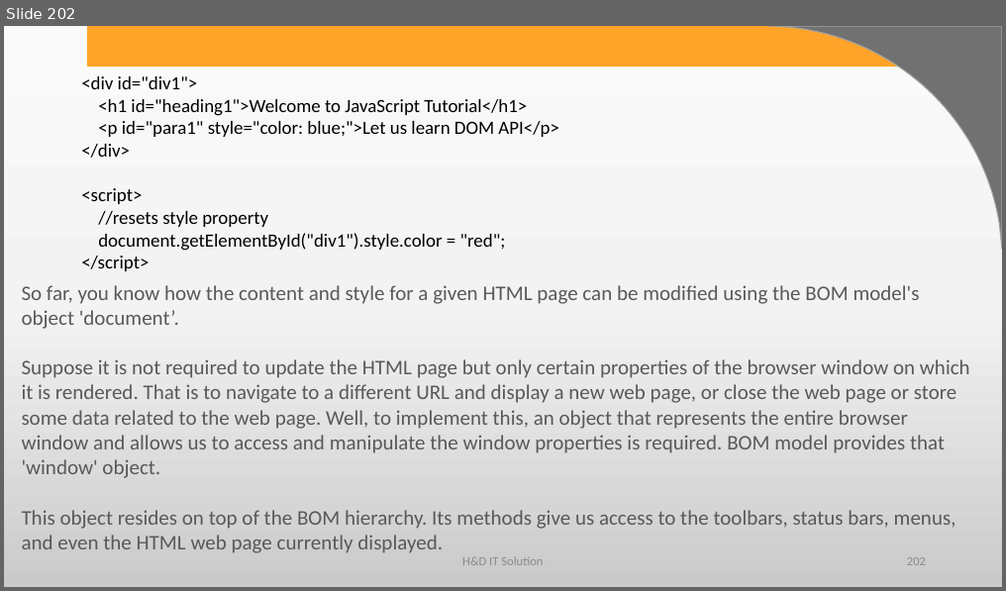
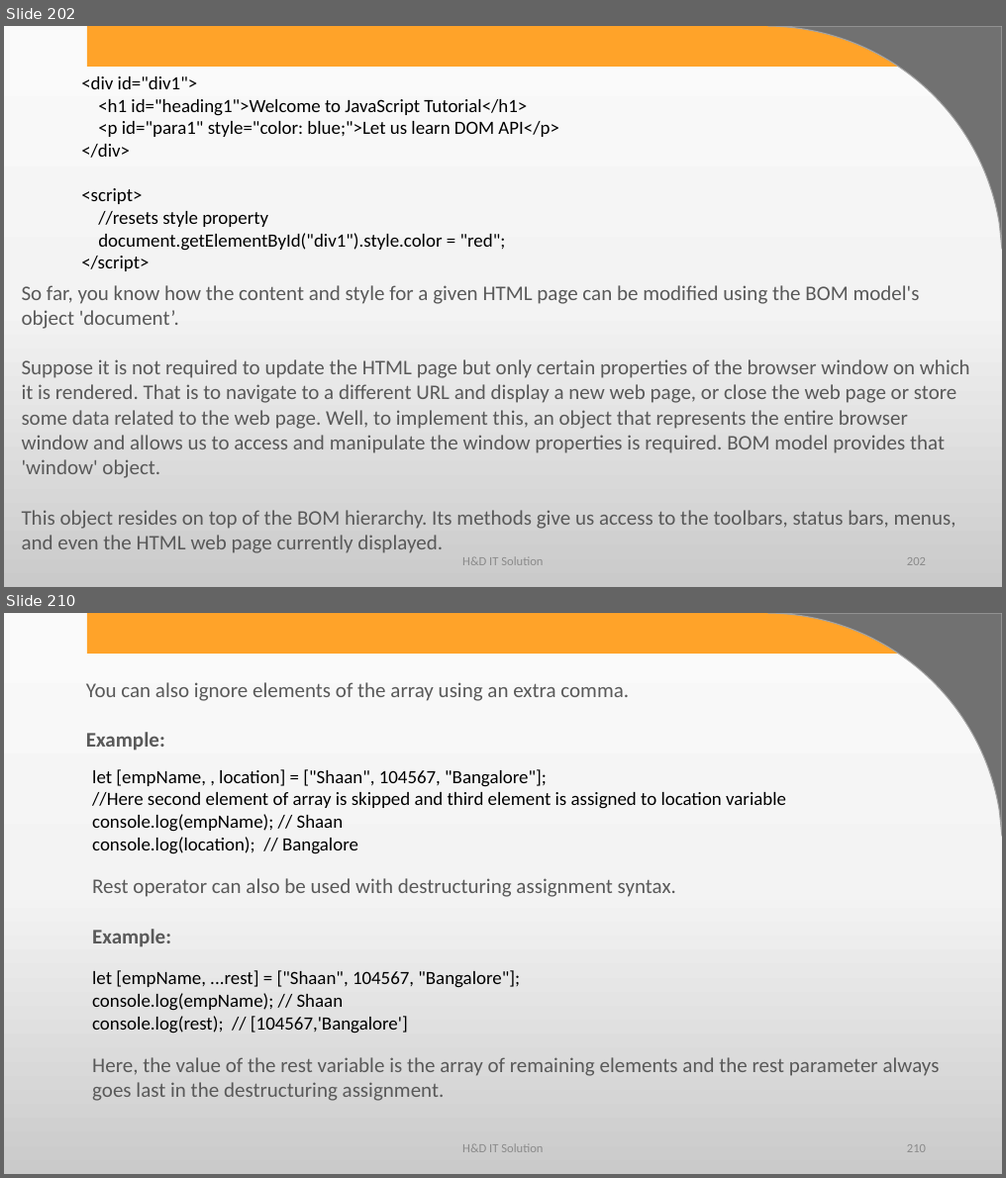
Before and after one commit to harshadasawant/javascript, a slide deck: ppt/JavaScript.pptx. Shown one above the other, each under a label of ours: slide 202 before the commit, slides 202 and 210 after it; the slides between them are not shown. The pictures are 1006x591 and 1006x1178 pixels, drawn with LibreOffice and Linux fonts; fonts in the diff are those of the drawing; background and template pictures are left out. Boxes give left, top, right and bottom in pixels: in the first picture for what was removed or moved away, otherwise in the second. Text is boxed around its words. In the diff, an @@ line names an element or a change of style, - is before the commit and + after.

Commit message:
array

```diff
--- a/ppt/JavaScript.pptx
+++ b/ppt/JavaScript.pptx
@@ slide 210 added at (x1=4, y1=613, x2=1002, y2=1174), background gradient #FBFBFB to #F4F4F4 to #CBCBCB; not listed: 2 template elements that a slide beside it also shows @@
@@ text added at (x1=86, y1=682, x2=629, y2=751), 20 pt, text #595959 @@
+You can also ignore elements of the array using an extra comma.
+Example:
@@ text added at (x1=92, y1=769, x2=786, y2=855), 18 pt, text #000000 @@
+let [empName, , location] = ["Shaan", 104567, "Bangalore"];
+//Here second element of array is skipped and third element is assigned to location variable
+console.log(empName); // Shaan
+console.log(location); // Bangalore
@@ text added at (x1=92, y1=878, x2=676, y2=948), 20 pt, text #595959 @@
+Rest operator can also be used with destructuring assignment syntax.
+Example:
@@ text added at (x1=92, y1=970, x2=520, y2=1034), 18 pt, text #000000 @@
+let [empName, ...rest] = ["Shaan", 104567, "Bangalore"];
+console.log(empName); // Shaan
+console.log(rest); // [104567,'Bangalore']
@@ text added at (x1=92, y1=1058, x2=940, y2=1101), 20 pt, text #595959 @@
+Here, the value of the rest variable is the array of remaining elements and the rest parameter always goes last in the destructuring assignment.
@@ text added at (x1=462, y1=1145, x2=543, y2=1153), 12 pt, text #8C8C8C @@
+H&D IT Solution
@@ page number added at (x1=907, y1=1145, x2=926, y2=1153), 12 pt, text #8C8C8C @@
+210
```
Also in this commit, not shown: 23 other slides added, 1 other file.
